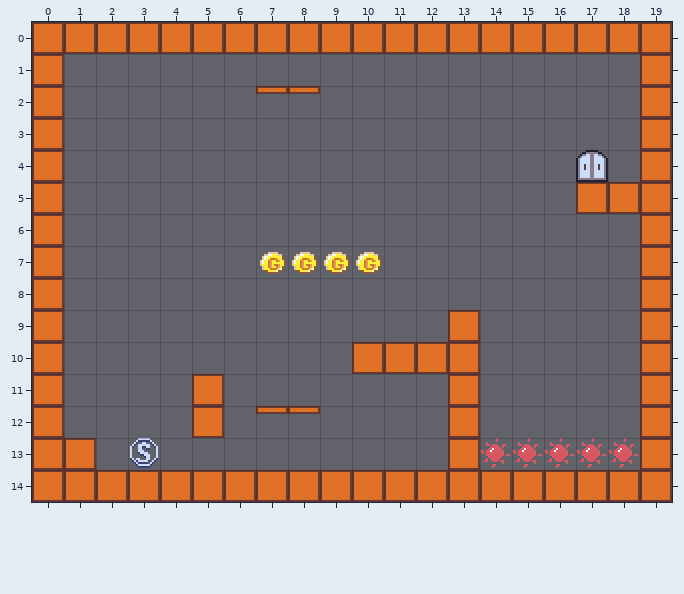
Tiled map, stored at Gravity/assets/data/001.tmx. The first picture shows the starting point.
Cells are 16x16 px. Shown: x 0..19, y 0..14.
Now the later version:
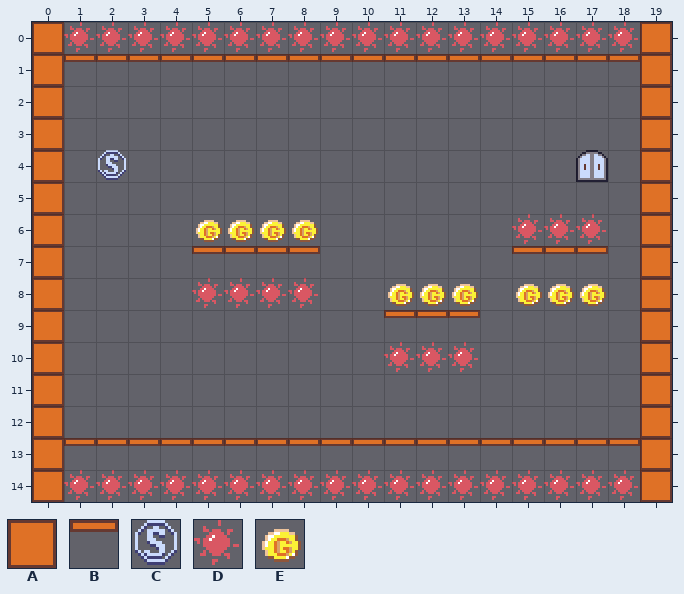
Key: from "tileset": A 0, B 1, C 8, D 9, E 17.
_ is an empty cell.
Changes in this commit:
Layer "object":
The author changed tile A to tile B in row 9 at x 13; in row 13 at x 1 and 13.
The author changed tile C to tile B in row 13 at x 3.
The author changed tile D to tile B in row 13 at x 14 to 18.
The author changed tile E to tile B in row 7 at x 7 to 8.
Tile B now appears in row 1 at x 1 to 18; in row 7 at x 5 to 6 and 15 to 17; in row 9 at x 11 to 12; in row 13 at x 2 and 4 to 12.
Tile C now appears in row 4 at x 2.
The author changed tile A to tile D in row 0 at x 1 to 18; in row 10 at x 11 to 13; in row 14 at x 1 to 18.
Tile D now appears in row 6 at x 15 to 17; in row 8 at x 5 to 8.
Tile E now appears in row 6 at x 5 to 8; in row 8 at x 11 to 13 and 15 to 17.
The edit erases tile A in row 5 at x 17 to 18; in row 10 at x 10; in rows 11 to 12 at x 5 and 13.
The edit erases tile B in row 2 at x 7 to 8; in row 12 at x 7 to 8.
The edit erases tile E in row 7 at x 9 to 10.
Where, in picture pixels (left, top, right, bottom), the same in both pictures:
changed: (64, 22, 640, 94)
added: (98, 150, 126, 180)
changed: (64, 182, 640, 502)
